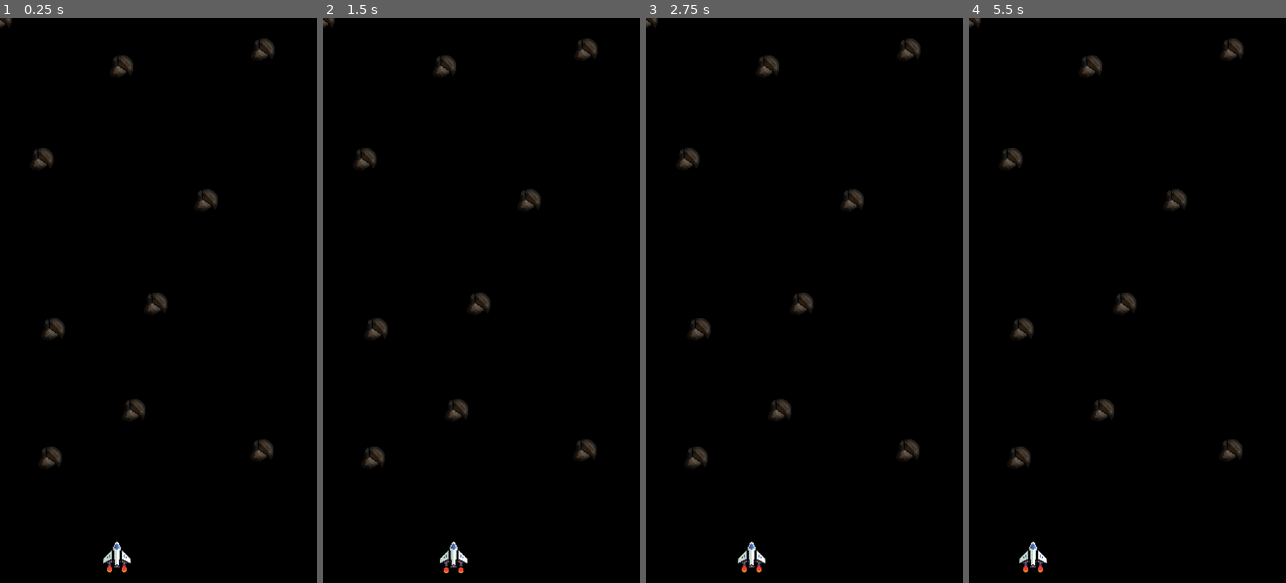
Above: before the commit, frames 1-4 (left to right).
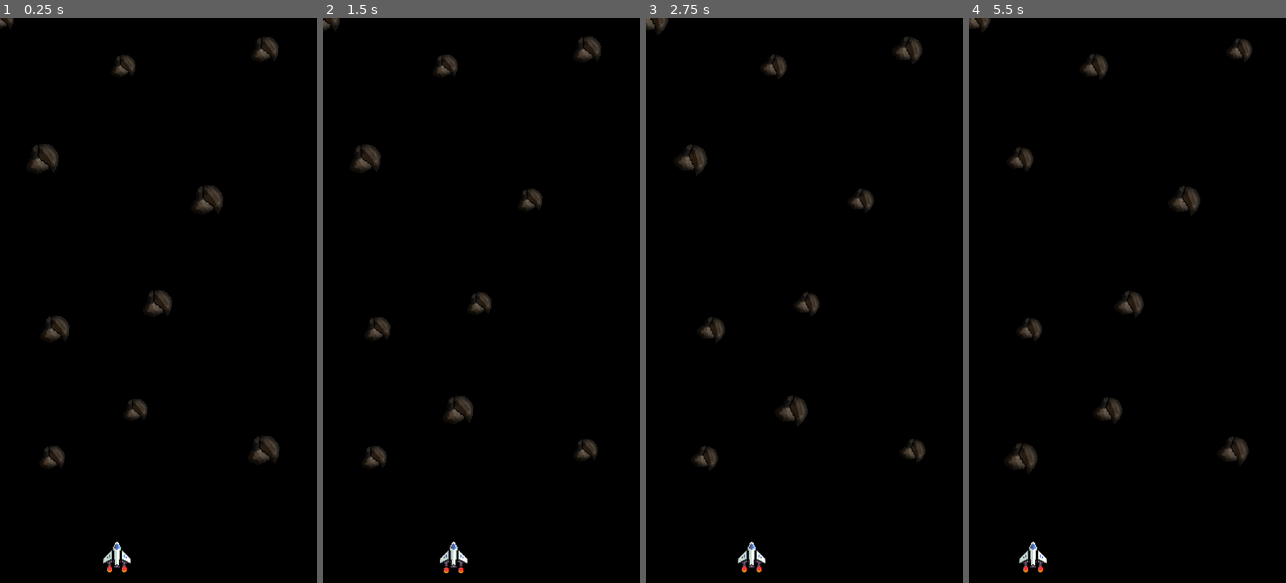
Above: after the commit, the same moments.

Repository: matheusbaumgart/oneshot-space
Game: Godot game, scene res://scenes/main.tscn
Two runs of this game, one before a commit and one after it. Both use one fixed random seed, a clock stepped at 60 frames per second and the inputs below.
Inputs:
- Up to frame 1 (0.25 s): no input
- Up to frame 2 (1.5 s): hold Space (move_up) 0.53-1.25 s; click "Try again" at 1.25 s
- Up to frame 3 (2.75 s): no input
- Up to frame 4 (5.5 s): hold Space (move_up) 2.78-4.25 s; click "Try again" at 4.25 s

The runs differ from the first frame. In frame 1, 1.1% of the frame differs, in the area x 0-88%, y 0-80%; in frame 2, 0.7%; in frame 3, 2.1%, in the area x 0-89%, y 0-81%; in frame 4, 2.0%.

Commit message:
randomise asteroids

Diff:
--- a/scripts/asteroid.gd
+++ b/scripts/asteroid.gd
@@ -1 +1,36 @@
 extends Area2D
+
+@export var global_rotation_speed: float = 20.0  # All asteroids rotate at the same speed
+@export var min_drift_speed: float = 5.0
+@export var max_drift_speed: float = 20.0
+@export var min_drift_range: float = 10.0
+@export var max_drift_range: float = 40.0
+@export var min_scale: float = 1.0
+@export var max_scale: float = 1.35
+
+var drift_speed: float
+var drift_range: float
+var direction: int = 1
+var start_x: float
+
+func _ready():
+	start_x = position.x
+	drift_speed = randf_range(min_drift_speed, max_drift_speed)
+	drift_range = randf_range(min_drift_range, max_drift_range)
+
+	# Randomize scale slightly
+	var random_scale = randf_range(min_scale, max_scale)
+	scale = Vector2(random_scale, random_scale)
+
+func _process(delta):
+	# All asteroids rotate at the same speed
+	rotation_degrees += global_rotation_speed * delta
+
+	# Side-to-side drifting motion
+	position.x += drift_speed * direction * delta
+
+	# Reverse direction when reaching drift limit
+	if position.x > start_x + drift_range:
+		direction = -1
+	elif position.x < start_x - drift_range:
+		direction = 1
